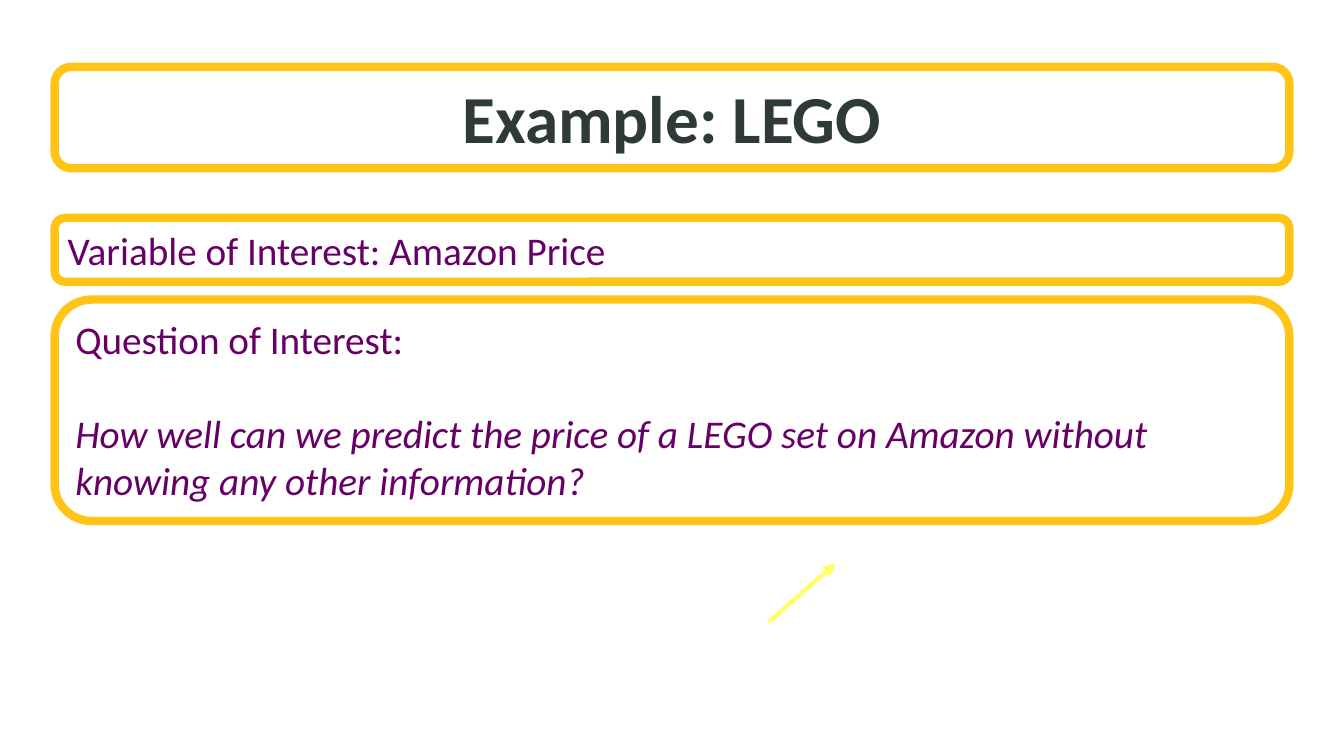
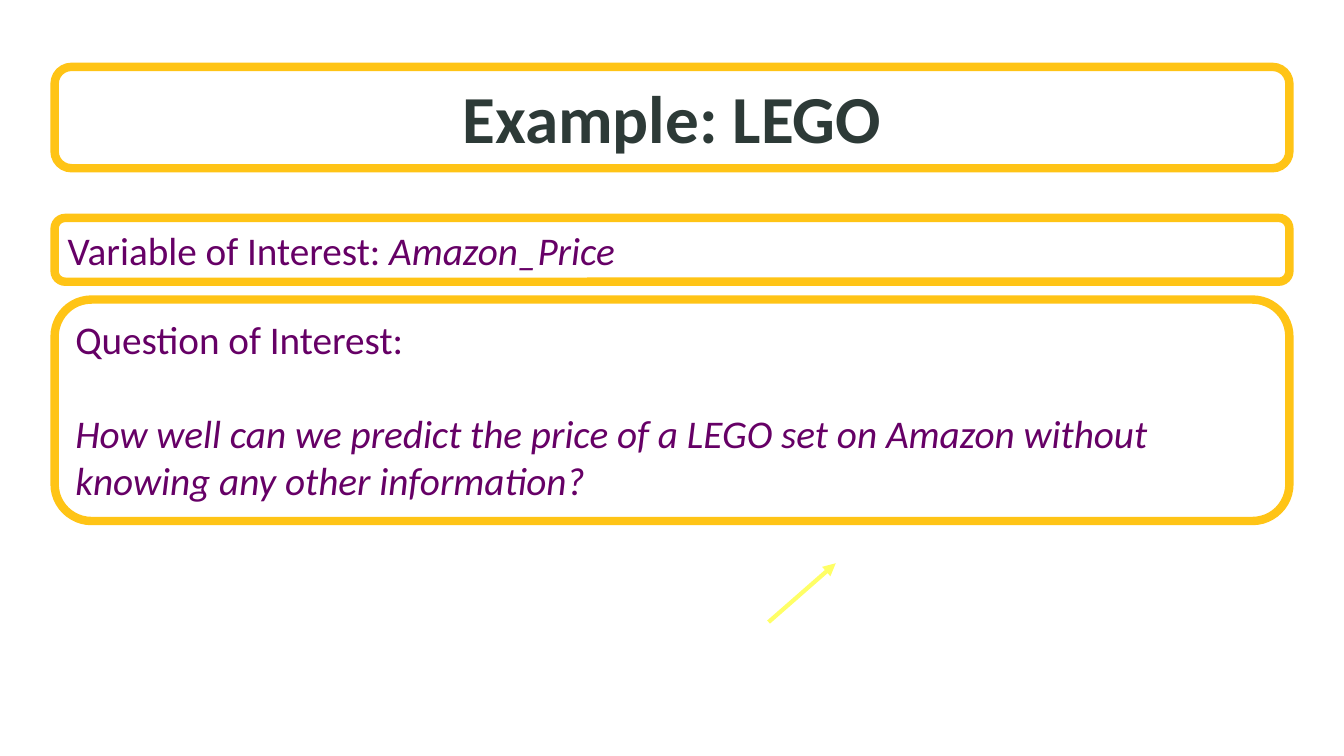
Before and after one commit to SuperMarioGiacomazzo/STOR455_WEBSITE, a slide deck: slide 4 of Lectures/2 - Four Step Process.pptx. Drawn at 1344x756 pixels with LibreOffice and Linux fonts; fonts in the diff are those of the drawing; background and template pictures are left out. Boxes give left, top, right and bottom in pixels: in the first picture for what was removed or moved away, otherwise in the second. Text is boxed around its words. In the diff, an @@ line names an element or a change of style, - is before the commit and + after.

```diff
--- a/Lectures/2 - Four Step Process.pptx
+++ b/Lectures/2 - Four Step Process.pptx
@@ text in rounded rectangle at bbox=[68, 237, 615, 271]: text changed @@
-Variable of Interest: Amazon Price
+Variable of Interest: Amazon_Price
```
Also in this commit, not shown: 1 other slide changed, 2 slides added, 1 slide removed.
